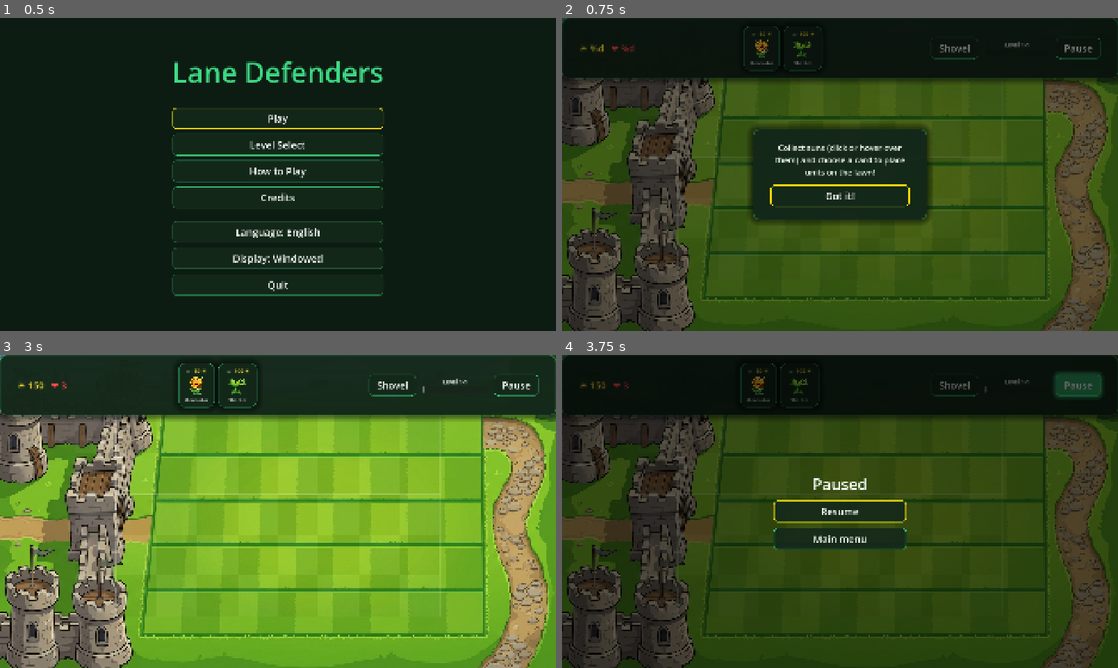
Above: before the commit, frames 1-4 (two rows, left to right).
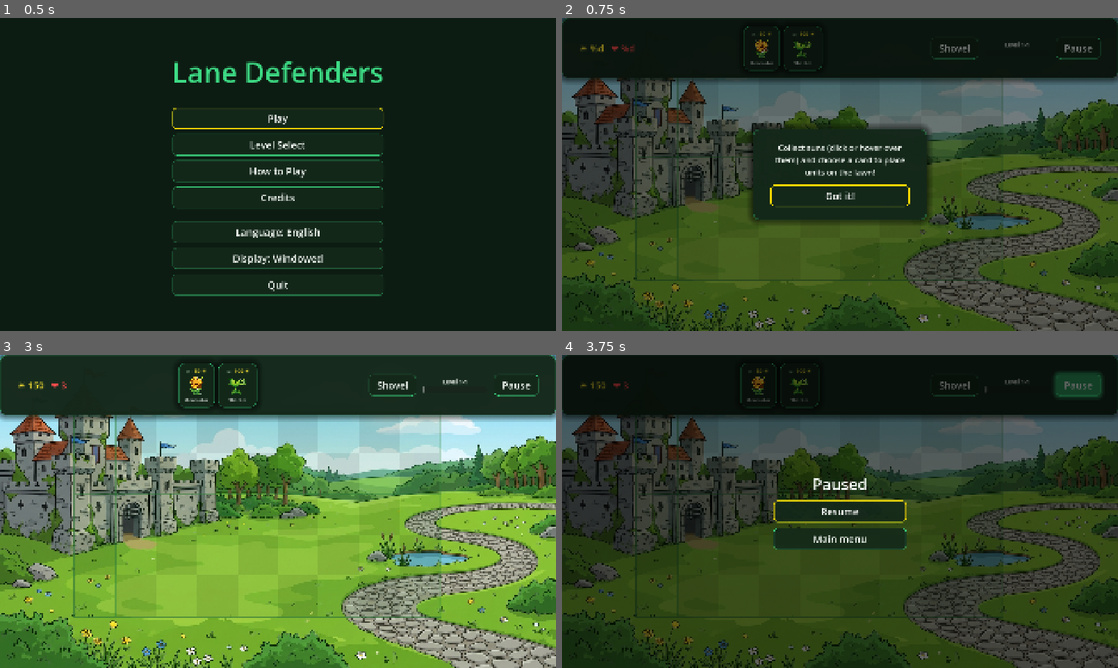
Above: after the commit, the same moments.

Repository: ChobitsChii/games
Game: Godot game, scene res://scenes/main_menu.tscn
Same seed, same stepped clock (60 frames per second), same inputs: the game is played once before the commit and once after it.
Inputs (mouse positions are in pixels of both pictures, inside the frame that each line leads up to):
- Up to frame 1 (0.5 s): no input
- Up to frame 2 (0.75 s): click "Play" at 0.5 s
- Up to frame 3 (3 s): click (200, 386) at 1.27 s; click "Shovel" at 2 s; click "Got it!" at 2.75 s
- Up to frame 4 (3.75 s): click "Pause" at 3.5 s

Frame 1 is identical in both runs. In frame 2, 45% of the frame differs, in the area x 0-100%, y 0-100%; in frame 3, 63%; in frame 4, 42%.

Commit message:
fix(lane_defenders): align grid, fix sun sprite & lifecycle, refund shovel energy, tune spawns and cooldowns

Diff:
--- a/lane_defenders/data/levels/level_1_1.tres
+++ b/lane_defenders/data/levels/level_1_1.tres
@@ -9,36 +9,36 @@
 spawns = Array[Dictionary]([{
 "enemy_id": "runner",
 "lane": 2,
-"time": 16.0
+"time": 6.0
 }, {
 "enemy_id": "runner",
 "lane": 1,
-"time": 32.0
+"time": 20.0
 }, {
 "enemy_id": "runner",
 "lane": 3,
-"time": 46.0
+"time": 35.0
 }, {
 "enemy_id": "runner",
 "lane": 0,
-"time": 60.0
+"time": 48.0
 }, {
 "enemy_id": "runner",
 "lane": 4,
-"time": 63.0
+"time": 51.0
 }, {
 "enemy_id": "runner",
 "lane": 1,
-"time": 76.0
+"time": 64.0
 }, {
 "enemy_id": "runner",
 "lane": 2,
-"time": 77.0
+"time": 65.0
 }, {
 "enemy_id": "runner",
 "lane": 3,
-"time": 78.0
+"time": 66.0
 }])
 available_units = Array[String](["generator", "shooter"])
 is_tutorial = true
-total_duration = 90.0
+total_duration = 78.0
--- a/lane_defenders/data/units/generator.tres
+++ b/lane_defenders/data/units/generator.tres
@@ -8,7 +8,7 @@
 name_key = "UNIT_GENERATOR"
 desc_key = "UNIT_GENERATOR_DESC"
 cost = 50
-cooldown = 7.0
+cooldown = 4.5
 max_hp = 300
 attack_damage = 0
 attack_interval = 0.0
--- a/lane_defenders/data/units/shooter.tres
+++ b/lane_defenders/data/units/shooter.tres
@@ -8,7 +8,7 @@
 name_key = "UNIT_SHOOTER"
 desc_key = "UNIT_SHOOTER_DESC"
 cost = 100
-cooldown = 7.0
+cooldown = 3.0
 max_hp = 300
 attack_damage = 20
 attack_interval = 1.4
--- a/lane_defenders/i18n/lane_defenders.csv
+++ b/lane_defenders/i18n/lane_defenders.csv
@@ -12,6 +12,7 @@
 HUD_FINAL_WAVE,GROSSE SCHLUSSWELLE!,FINAL WAVE INCOMING!
 HUD_LEVEL,Level %s,Level %s
 HUD_SHOVEL,Schaufel,Shovel
+HUD_SHOVEL_DESC,"Schaufel: Gräbt eine Einheit aus (+50 % Sonnen-Erstattung).","Shovel: Digs up a unit (refunds 50% sun)."
 HUD_PAUSE,Pause,Pause
 HUD_WIN,LEVEL GESCHAFFT!,LEVEL COMPLETE!
 HUD_LOSE,BASIS ÜBERRANNT!,BASE OVERRUN!
--- a/lane_defenders/scripts/core/game_model.gd
+++ b/lane_defenders/scripts/core/game_model.gd
@@ -73,6 +73,7 @@
 var on_projectile_hit: Callable
 var on_energy_dropped: Callable
 var on_energy_collected: Callable
+var on_energy_expired: Callable
 var on_final_wave: Callable
 var on_state_changed: Callable
 
@@ -145,6 +146,10 @@
 	if placed == null:
 		return false
 
+	# Sofort angriffsbereit machen, falls Gegner bereits in der Lane sind
+	if data.attack_damage > 0:
+		placed.attack_timer = data.attack_interval
+
 	energy -= data.cost
 	cooldowns[data.id] = data.cooldown
 	if on_unit_placed.is_valid():
@@ -156,6 +161,8 @@
 	var u := grid.get_unit(lane, col)
 	if u == null:
 		return false
+	var refund := int(float(u.unit_data.cost) * 0.5)
+	energy += refund
 	grid.remove_unit(lane, col)
 	if on_unit_removed.is_valid():
 		on_unit_removed.call(lane, col)
@@ -223,6 +230,8 @@
 			collect_energy(d.id)
 		elif d.lifetime <= 0.0:
 			energy_drops.remove_at(drop_idx)
+			if on_energy_expired.is_valid():
+				on_energy_expired.call(d)
 		drop_idx -= 1
 
 	# 4. Wellen-Director updaten
--- a/lane_defenders/scripts/core/grid.gd
+++ b/lane_defenders/scripts/core/grid.gd
@@ -82,7 +82,7 @@
 	if offset < 0.0:
 		return -1
 	var c: int = int(floor(offset / LaneDefendersConfig.CELL_WIDTH))
-	return c if c < cols else cols
+	return c if (c >= 0 and c < cols) else -1
 
 
 func get_lane_for_y(y: float) -> int:
--- a/lane_defenders/scripts/entities/energy_drop_view.gd
+++ b/lane_defenders/scripts/entities/energy_drop_view.gd
@@ -5,6 +5,7 @@
 signal clicked(drop_id: int)
 
 var drop: GameModel.SimEnergyDrop
+var is_animating_out: bool = false
 var _sprite: Sprite2D
 var _sun_tex: Texture2D
 
@@ -14,8 +15,8 @@
 		_sun_tex = load("res://assets/ui/sun.png")
 		_sprite = Sprite2D.new()
 		_sprite.texture = _sun_tex
-		# Passe Größe an (ca. 74x74 Pixel)
-		_sprite.scale = Vector2(74.0 / float(_sun_tex.get_width()), 74.0 / float(_sun_tex.get_height()))
+		# Passe Größe an (ca. 76x76 Pixel)
+		_sprite.scale = Vector2(76.0 / float(_sun_tex.get_width()), 76.0 / float(_sun_tex.get_height()))
 		add_child(_sprite)
 
 		# Sanfte Puls-Animation
@@ -30,7 +31,7 @@
 
 
 func _process(delta: float) -> void:
-	if drop:
+	if drop and not is_animating_out:
 		position = drop.position
 	if _sprite:
 		_sprite.rotation += delta * 0.8
@@ -38,10 +39,25 @@
 		queue_redraw()
 
 
+func fly_to_hud_and_free(target_pos: Vector2) -> void:
+	is_animating_out = true
+	var t := create_tween()
+	t.tween_property(self, "position", target_pos, 0.35).set_trans(Tween.TRANS_BACK)
+	t.parallel().tween_property(self, "scale", Vector2(0.2, 0.2), 0.35)
+	t.finished.connect(queue_free)
+
+
+func fade_out_and_free() -> void:
+	is_animating_out = true
+	var t := create_tween()
+	t.tween_property(self, "modulate:a", 0.0, 0.4)
+	t.parallel().tween_property(self, "scale", Vector2(0.3, 0.3), 0.4)
+	t.finished.connect(queue_free)
+
+
 func _draw() -> void:
 	if _sprite != null:
 		return
-	# Fallback prozedurale Sonne
 	var rays := 8
 	for i in range(rays):
 		var angle := float(Time.get_ticks_msec()) * 0.002 + (TAU / float(rays)) * float(i)
--- a/lane_defenders/scripts/game.gd
+++ b/lane_defenders/scripts/game.gd
@@ -160,10 +160,14 @@
 		if _drop_views.has(d.id):
 			var view: EnergyDropView = _drop_views[d.id]
 			_drop_views.erase(d.id)
-			var t := create_tween()
-			t.tween_property(view, "position", Vector2(100, 50), 0.35).set_trans(Tween.TRANS_BACK)
-			t.finished.connect(view.queue_free)
+			view.fly_to_hud_and_free(Vector2(100, 50))
 		sfx.play_sun_collect()
+
+	model.on_energy_expired = func(d: GameModel.SimEnergyDrop) -> void:
+		if _drop_views.has(d.id):
+			var view: EnergyDropView = _drop_views[d.id]
+			_drop_views.erase(d.id)
+			view.fade_out_and_free()
 
 	model.on_final_wave = func() -> void:
 		hud.show_final_wave_banner()
@@ -264,7 +268,16 @@
 		if _enemy_views.has(e.id):
 			var ev: EnemyView = _enemy_views[e.id]
 			ev.position.x = e.x
-			ev.update_view(delta)
+	# Synchronisiere / Bereinige Energie-Drop Views
+	var active_drop_ids := {}
+	for d in model.energy_drops:
+		active_drop_ids[d.id] = true
+	for d_id in _drop_views.keys():
+		if not active_drop_ids.has(d_id):
+			var dv: EnergyDropView = _drop_views[d_id]
+			_drop_views.erase(d_id)
+			if is_instance_valid(dv):
+				dv.fade_out_and_free()
 
 	_board_draw.queue_redraw()
 
@@ -350,11 +363,12 @@
 
 func _handle_cell_interaction(lane: int, col: int) -> void:
 	if hud.is_shovel_active:
-		var has_unit := model.grid.get_unit(lane, col) != null
-		if has_unit:
+		var u := model.grid.get_unit(lane, col)
+		if u != null:
+			var refund := int(float(u.unit_data.cost) * 0.5)
 			model.try_remove_unit(lane, col)
 			sfx.play_dig()
-			_spawn_floating_text(model.grid.get_cell_center(lane, col), "⛏️", Color.WHITE)
+			_spawn_floating_text(model.grid.get_cell_center(lane, col), "+%d ☀️" % refund, Color("ffe600"))
 			hud.set_shovel_active(false)
 		else:
 			hud.set_shovel_active(false)
@@ -453,33 +467,58 @@
 
 
 func _draw_board() -> void:
-	# Dezent schachbrettartiges Rasen-Muster
+	var origin := LaneDefendersConfig.GRID_ORIGIN
+	var total_w := LaneDefendersConfig.COLS * LaneDefendersConfig.CELL_WIDTH
+	var total_h := LaneDefendersConfig.LANES * LaneDefendersConfig.CELL_HEIGHT
+
+	# Umrandung des gesamten Rasenfelds
+	_board_draw.draw_rect(Rect2(origin.x - 3, origin.y - 3, total_w + 6, total_h + 6), Color(0.18, 0.45, 0.22, 0.65), false, 4.0)
+
+	# Schachbrettartiges Rasen-Muster über alle 9 Spalten
 	for l in range(LaneDefendersConfig.LANES):
 		for c in range(LaneDefendersConfig.COLS):
 			var r := model.grid.get_cell_rect(l, c)
-			var cell_col := Color(1, 1, 1, 0.035) if (l + c) % 2 == 0 else Color(0, 0, 0, 0.04)
+			var cell_col := Color(0.12, 0.42, 0.18, 0.12) if (l + c) % 2 == 0 else Color(0.04, 0.22, 0.08, 0.18)
 			_board_draw.draw_rect(r, cell_col)
-			_board_draw.draw_rect(r, Color(1, 1, 1, 0.12), false, 1.0)
-
-	# Hover- oder Cursor-Hervorhebung
+			_board_draw.draw_rect(r, Color(0.18, 0.5, 0.22, 0.28), false, 1.0)
+
+	# Wenn eine Einheit gewählt ist: Alle leeren Felder sanft hervorheben
+	if selected_unit_data != null:
+		for l in range(LaneDefendersConfig.LANES):
+			for c in range(LaneDefendersConfig.COLS):
+				if model.grid.is_cell_empty(l, c):
+					var r := model.grid.get_cell_rect(l, c)
+					_board_draw.draw_rect(r, Color(0.25, 0.9, 0.35, 0.08))
+					_board_draw.draw_rect(r, Color(0.3, 0.95, 0.4, 0.24), false, 1.5)
+
+	# Wenn die Schaufel aktiv ist: Alle belegten Felder markieren
+	elif hud.is_shovel_active:
+		for l in range(LaneDefendersConfig.LANES):
+			for c in range(LaneDefendersConfig.COLS):
+				if not model.grid.is_cell_empty(l, c):
+					var r := model.grid.get_cell_rect(l, c)
+					_board_draw.draw_rect(r, Color(1.0, 0.4, 0.1, 0.12))
+					_board_draw.draw_rect(r, Color(1.0, 0.4, 0.1, 0.4), false, 2.0)
+
+	# Spezifische Hover- oder Cursor-Hervorhebung
 	var hl_lane := _cursor_lane if _using_gamepad_cursor else _hover_lane
 	var hl_col := _cursor_col if _using_gamepad_cursor else _hover_col
 	if hl_lane >= 0 and hl_col >= 0 and hl_lane < LaneDefendersConfig.LANES and hl_col < LaneDefendersConfig.COLS:
 		var r := model.grid.get_cell_rect(hl_lane, hl_col)
 		if selected_unit_data != null:
 			if model.grid.is_cell_empty(hl_lane, hl_col):
-				_board_draw.draw_rect(r, Color(0.2, 0.9, 0.3, 0.35))
-				_board_draw.draw_rect(r, Color(0.3, 1.0, 0.4, 0.9), false, 3.5)
+				_board_draw.draw_rect(r, Color(0.2, 0.95, 0.3, 0.4))
+				_board_draw.draw_rect(r, Color(0.3, 1.0, 0.4, 0.95), false, 4.0)
 			else:
-				_board_draw.draw_rect(r, Color(0.9, 0.2, 0.2, 0.35))
-				_board_draw.draw_rect(r, Color(1.0, 0.3, 0.3, 0.9), false, 3.5)
+				_board_draw.draw_rect(r, Color(0.95, 0.2, 0.2, 0.4))
+				_board_draw.draw_rect(r, Color(1.0, 0.3, 0.3, 0.95), false, 4.0)
 		elif hud.is_shovel_active:
 			if not model.grid.is_cell_empty(hl_lane, hl_col):
-				_board_draw.draw_rect(r, Color(1.0, 0.3, 0.1, 0.4))
-				_board_draw.draw_rect(r, Color(1.0, 0.4, 0.1, 0.95), false, 3.5)
+				_board_draw.draw_rect(r, Color(1.0, 0.3, 0.1, 0.45))
+				_board_draw.draw_rect(r, Color(1.0, 0.4, 0.1, 1.0), false, 4.0)
 		else:
 			_board_draw.draw_rect(r, Color(1.0, 1.0, 1.0, 0.15))
-			_board_draw.draw_rect(r, Color(1.0, 1.0, 0.8, 0.45), false, 2.0)
+			_board_draw.draw_rect(r, Color(1.0, 1.0, 0.8, 0.5), false, 2.5)
 
 
 func _run_autoplay_tick() -> void:
--- a/lane_defenders/scripts/ui/hud.gd
+++ b/lane_defenders/scripts/ui/hud.gd
@@ -53,6 +53,7 @@
 	if ResourceLoader.exists("res://assets/ui/shovel.png"):
 		_shovel_button.icon = load("res://assets/ui/shovel.png")
 		_shovel_button.expand_icon = true
+	_shovel_button.tooltip_text = tr("HUD_SHOVEL_DESC")
 	_shovel_button.toggled.connect(_on_shovel_toggled)
 	_pause_button.pressed.connect(func() -> void: pause_requested.emit())
 	_resume_button.pressed.connect(func() -> void: resume_requested.emit())
--- a/lane_defenders/tests/test_combat_logic.gd
+++ b/lane_defenders/tests/test_combat_logic.gd
@@ -107,3 +107,18 @@
 	runner.x = LaneDefendersConfig.BASE_X - 10.0 # Basis erreicht
 	model.step(0.1)
 	assert_eq(model.lives, 2, "Leben auf 2 gesunken")
+
+
+func test_shovel_removes_unit_and_refunds_energy() -> void:
+	var model := GameModel.new()
+	var shooter: UnitData = model.unit_catalog.get("shooter") # Kosten 100
+	model.energy = 200
+	var ok := model.try_place_unit(1, 1, shooter)
+	assert_true(ok, "Schütze platziert")
+	assert_eq(model.energy, 100, "Energie nach Platzierung ist 100")
+
+	# Ausgraben mit Schaufel erstattet 50% = 50 Energie
+	var removed := model.try_remove_unit(1, 1)
+	assert_true(removed, "Einheit mit Schaufel entfernt")
+	assert_eq(model.energy, 150, "Energie nach 50% Erstattung ist 150")
+	assert_true(model.grid.is_cell_empty(1, 1), "Feld ist wieder frei")
Binary file changed: lane_defenders/assets/battlefield.png
Binary file changed: lane_defenders/assets/ui/sun.png
Binary file changed: lane_defenders/i18n/lane_defenders.de.translation
Binary file changed: lane_defenders/i18n/lane_defenders.en.translation
